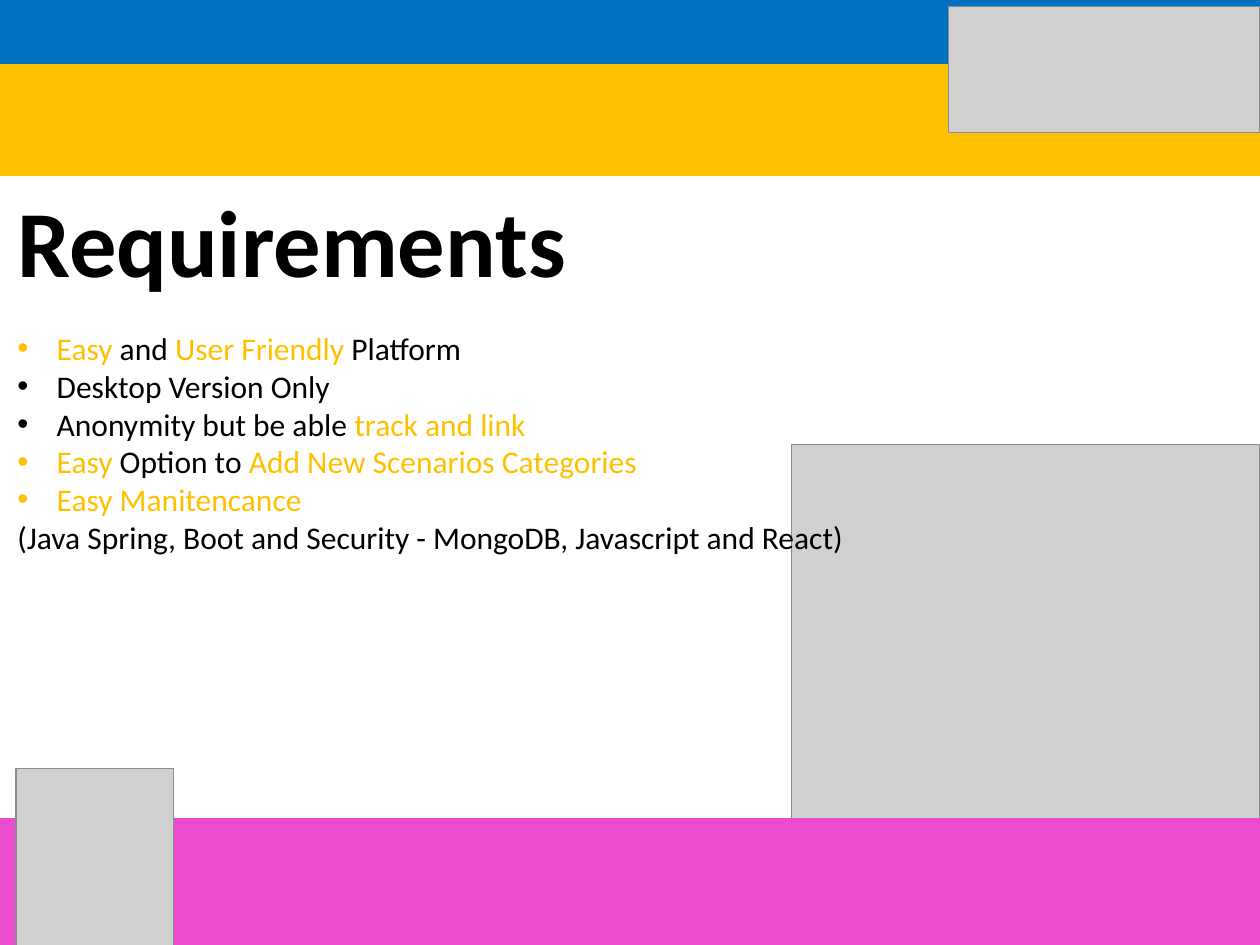
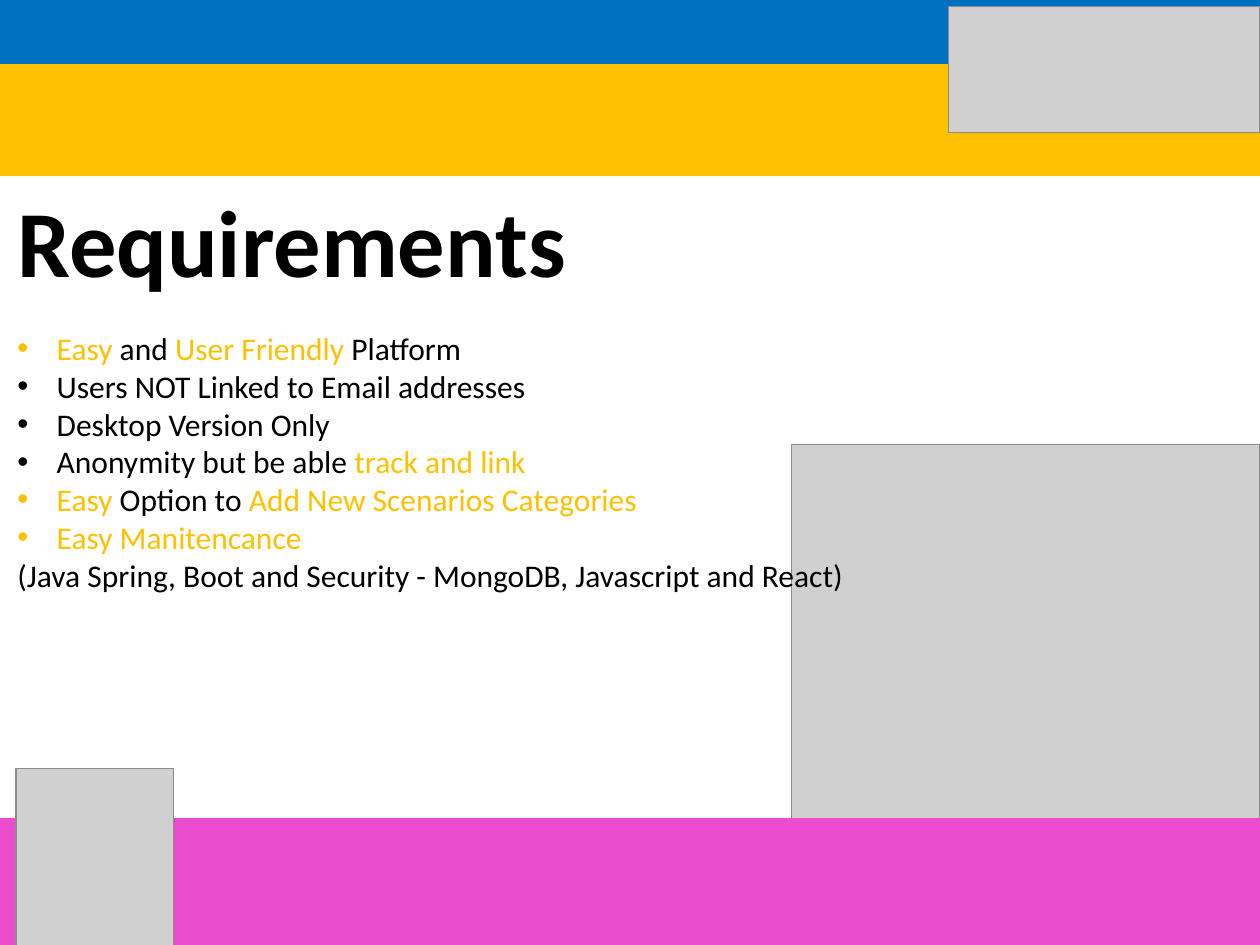
Before and after one commit to h4hgib/Childline-Batman, a slide deck: slide 2 of Template presentation Childline.pptx. Drawn at 1260x945 pixels with LibreOffice and Linux fonts; fonts in the diff are those of the drawing; grey boxes stand for pictures. Boxes give left, top, right and bottom in pixels: in the first picture for what was removed or moved away, otherwise in the second. Text is boxed around its words. In the diff, an @@ line names an element or a change of style, - is before the commit and + after.

Commit message:
Add files via upload
Final Final Version

```diff
--- a/Template presentation Childline.pptx
+++ b/Template presentation Childline.pptx
@@ text at <box>57,376,525,399</box>: paragraph added @@
+• Users NOT Linked to Email addresses
```
Also in this commit, not shown: 1 other slide changed.
